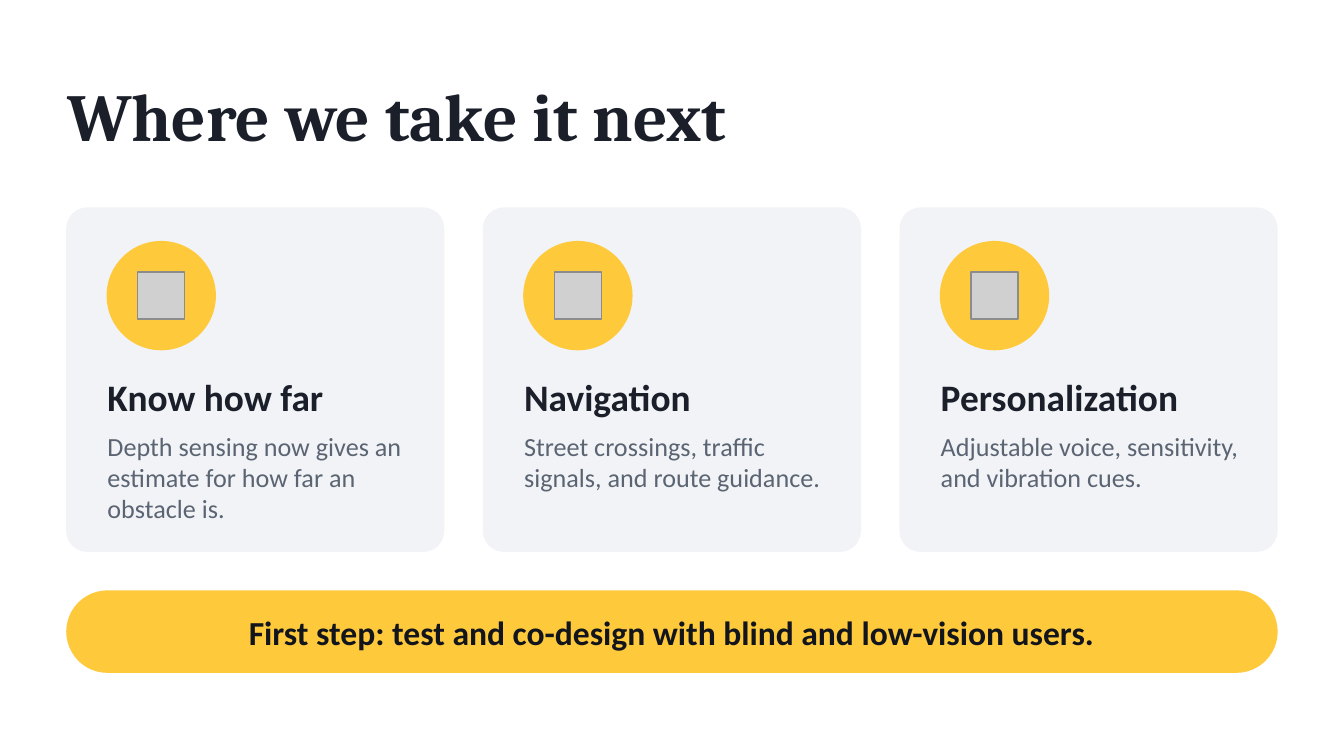
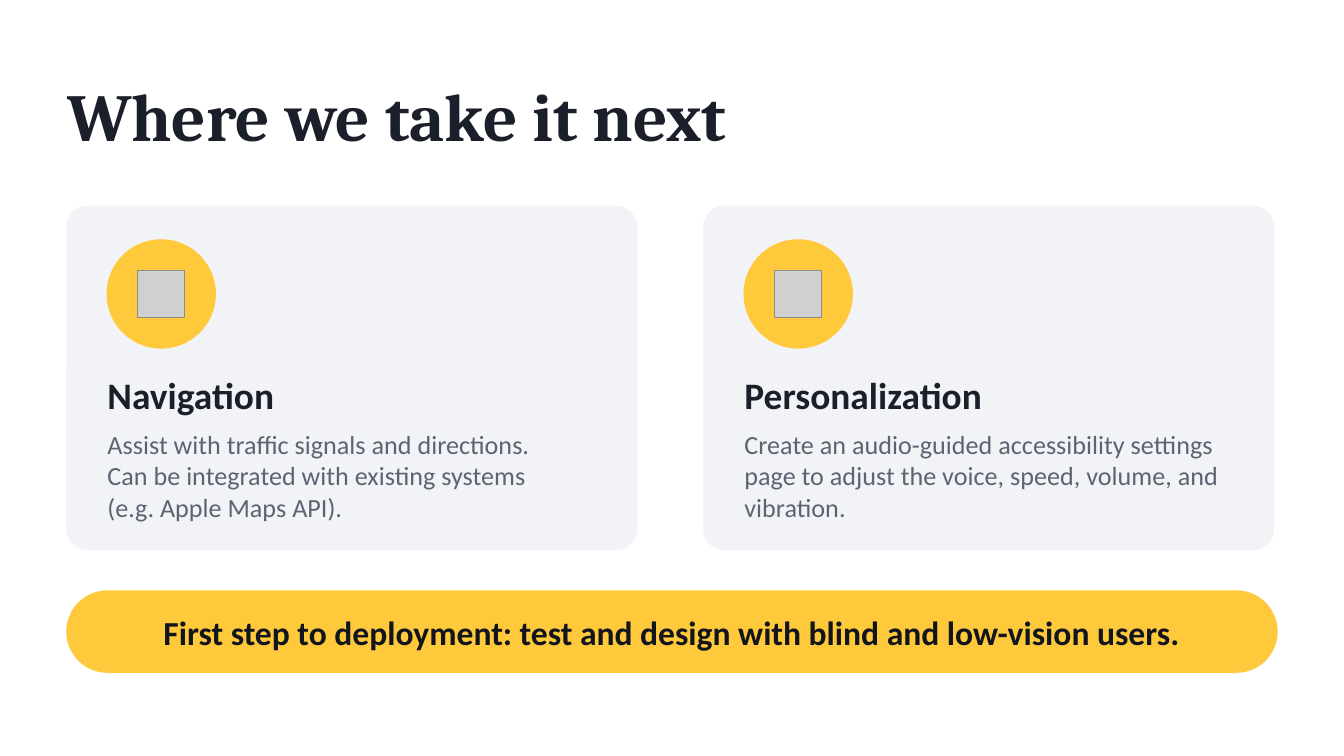
Before and after one commit to tanmaykatke21/iCane_HopHacks_2026, a slide deck: slide 8 of icane-pitch/iCane Pitch Draft.pptx. Drawn at 1344x756 pixels with LibreOffice and Linux fonts; fonts in the diff are those of the drawing; grey boxes stand for pictures. Boxes give left, top, right and bottom in pixels: in the first picture for what was removed or moved away, otherwise in the second. Text is boxed around its words. In the diff, an @@ line names an element or a change of style, - is before the commit and + after.

```diff
--- a/icane-pitch/iCane Pitch Draft.pptx
+++ b/icane-pitch/iCane Pitch Draft.pptx
@@ rounded rectangle: place and size @@
-rounded rectangle at [67, 208, 444, 551]
+rounded rectangle at [67, 207, 636, 550]
@@ rounded rectangle removed at [484, 208, 860, 551] @@
@@ rounded rectangle: place and size @@
-rounded rectangle at [900, 208, 1277, 551]
+rounded rectangle at [704, 207, 1273, 550]
@@ ellipse removed at [524, 242, 632, 349] @@
@@ 1 picture, 1 text, 1 ellipse: place and size @@
-1 picture, 1 text, 1 ellipse at [941, 242, 1178, 412]
+1 picture, 1 text, 1 ellipse at [744, 241, 981, 410]
@@ picture removed at [554, 271, 601, 319] @@
@@ text "Navigation": place and size @@
-text "Navigation" at [524, 385, 691, 418]
+text "Navigation" at [107, 382, 274, 416]
@@ text removed at [107, 384, 323, 412] @@
-Know how far
@@ text removed at [107, 438, 401, 518] @@
-Depth sensing now gives an estimate for how far an obstacle is.
@@ text added at [107, 436, 530, 522], 14 pt, text #5B6472 @@
+Assist with traffic signals and directions. Can be integrated with existing systems (e.g. Apple Maps API).
@@ text removed at [524, 438, 820, 492] @@
-Street crossings, traffic signals, and route guidance.
@@ text added at [744, 436, 1218, 517], 14 pt, text #5B6472 @@
+Create an audio-guided accessibility settings page to adjust the voice, speed, volume, and vibration.
@@ text removed at [941, 438, 1238, 487] @@
-Adjustable voice, sensitivity, and vibration cues.
@@ text at [163, 621, 1179, 651]: text changed @@
-First step: test and co-design with blind and low-vision users.
+First step to deployment: test and design with blind and low-vision users.
```
Also in this commit, not shown: 6 other slides changed, 2 other files.
